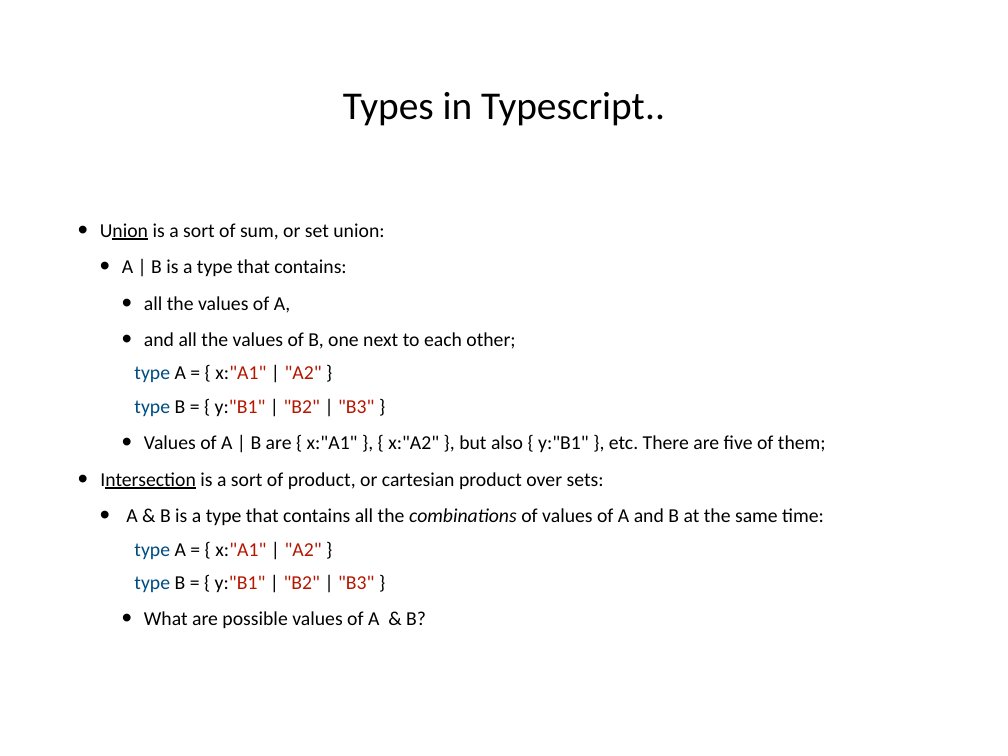
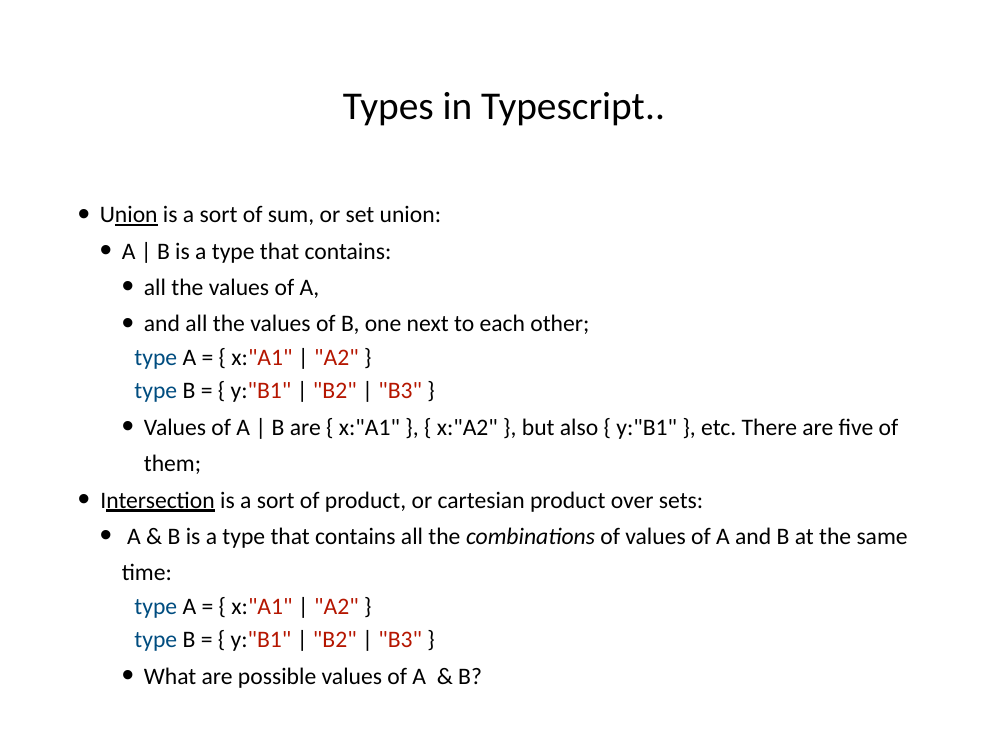
Before and after one commit to hogeschool/Development--Web, a slide deck: slide 37 of Lesson4/lesson4.pptx (slide 29 before the commit). Drawn at 1008x756 pixels with LibreOffice and Linux fonts; fonts in the diff are those of the drawing. Boxes give left, top, right and bottom in pixels: in the first picture for what was removed or moved away, otherwise in the second. Text is boxed around its words. In the diff, an @@ line names an element or a change of style, - is before the commit and + after.

```diff
--- a/Lesson4/lesson4.pptx
+++ b/Lesson4/lesson4.pptx
@@ text "Union is a sort of ...": place and size @@
-text "Union is a sort of ..." at box(100, 223, 826, 629)
+text "Union is a sort of ..." at box(100, 205, 908, 688)
@@ text "Union is a sort of ..." at box(100, 205, 908, 688): size 20 to 24 pt @@
```
Also in this commit, not shown: 37 other slides changed, 8 slides added.
